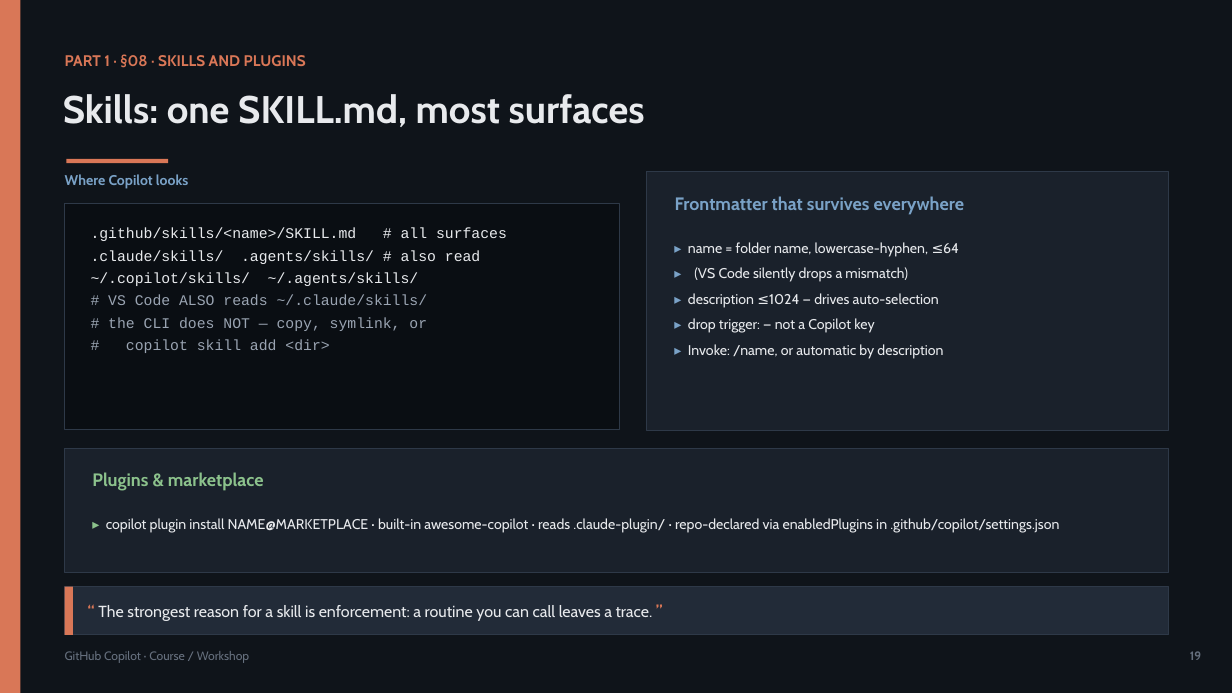
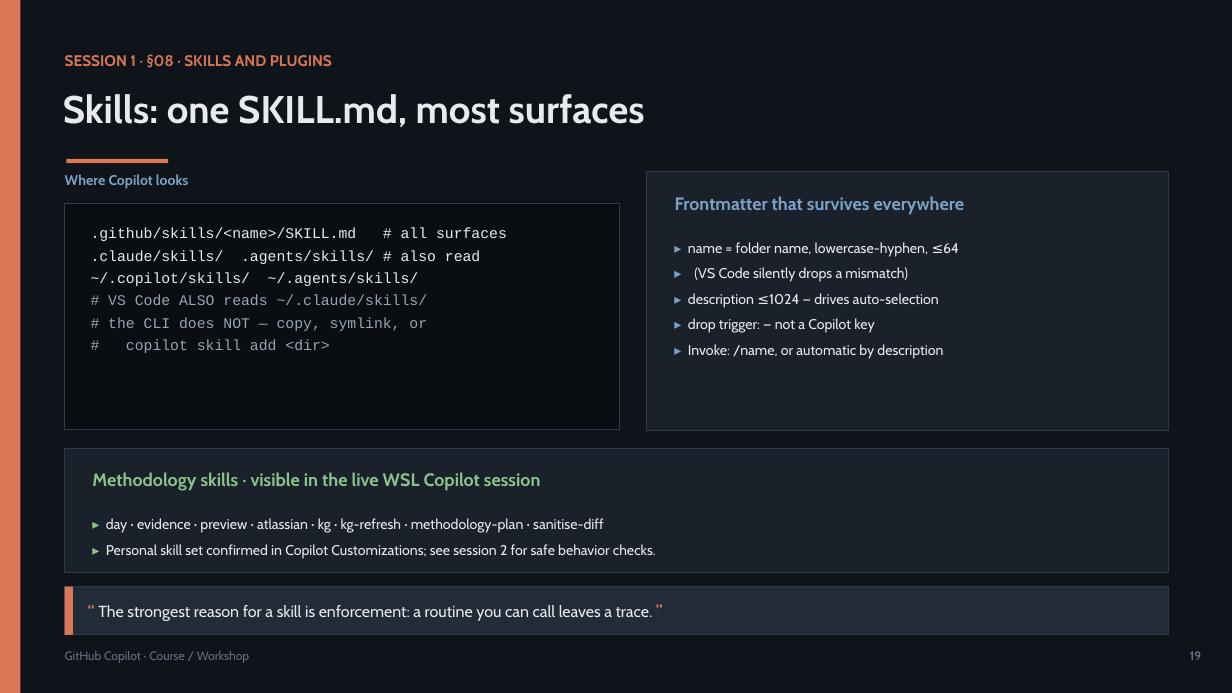
Before and after one commit to olonok69/copilot_code_ml_engineer, a slide deck: slide 19 of presentation/Copilot_Presentation.pptx. Drawn at 1232x693 pixels with LibreOffice and Linux fonts; fonts in the diff are those of the drawing. Boxes give left, top, right and bottom in pixels: in the first picture for what was removed or moved away, otherwise in the second. Text is boxed around its words. In the diff, an @@ line names an element or a change of style, - is before the commit and + after.

Commit message:
update to copilot github methodology and test live 8 skill in copilot

```diff
--- a/presentation/Copilot_Presentation.pptx
+++ b/presentation/Copilot_Presentation.pptx
@@ text at box(65, 54, 332, 68): text changed @@
-PART 1 · §08 · SKILLS AND PLUGINS
+SESSION 1 · §08 · SKILLS AND PLUGINS
@@ text at box(92, 472, 540, 491): text changed @@
-Plugins & marketplace
+Methodology skills · visible in the live WSL Copilot session
@@ text at box(106, 518, 656, 558): text changed @@
-▸ copilot plugin install NAME@MARKETPLACE · built-in awesome-copilot · reads .claude-plugin/ · repo-declared via enabledPlugins in .github/copilot/settings.json
+▸ day · evidence · preview · atlassian · kg · kg-refresh · methodology-plan · sanitise-diff
+▸ Personal skill set confirmed in Copilot Customizations; see session 2 for safe behavior checks.
```
Also in this commit, not shown: 38 other slides changed, 1 slide added, 13 other files.
